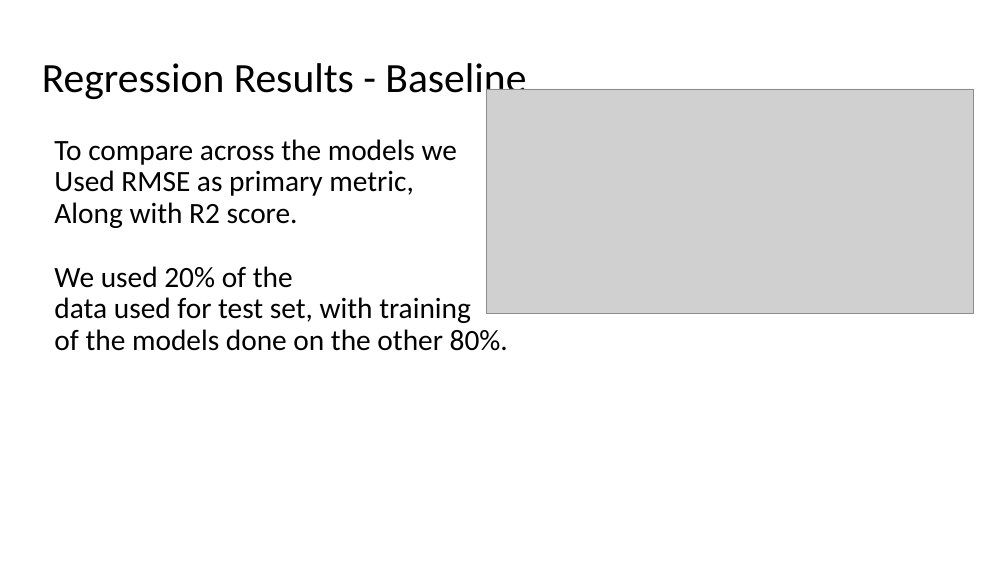
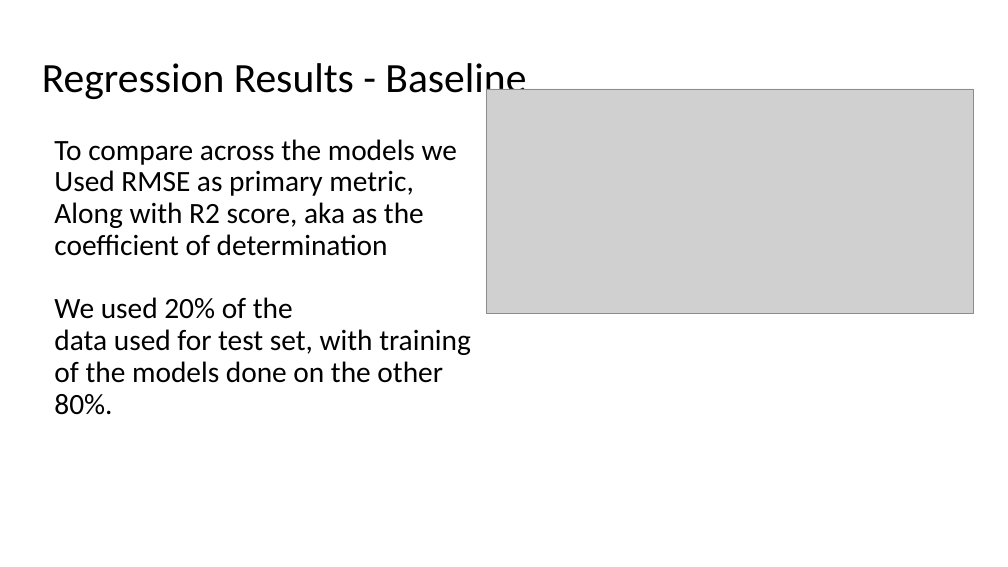
Before and after one commit to ranton256/used_car_sale_price_analysis, a slide deck: slide 22 of DSCI521_rna63_final_project_pres.pptx. Drawn at 1008x567 pixels with LibreOffice and Linux fonts; fonts in the diff are those of the drawing; grey boxes stand for pictures; background and template pictures are left out. Boxes give left, top, right and bottom in pixels: in the first picture for what was removed or moved away, otherwise in the second. Text is boxed around its words. In the diff, an @@ line names an element or a change of style, - is before the commit and + after.

```diff
--- a/DSCI521_rna63_final_project_pres.pptx
+++ b/DSCI521_rna63_final_project_pres.pptx
@@ text at (54, 202, 424, 256): text changed @@
-Along with R2 score.
+Along with R2 score, aka as the coefficient of determination
```
Also in this commit, not shown: 14 other slides changed, 1 slide added, 1 slide removed, 4 other files.
